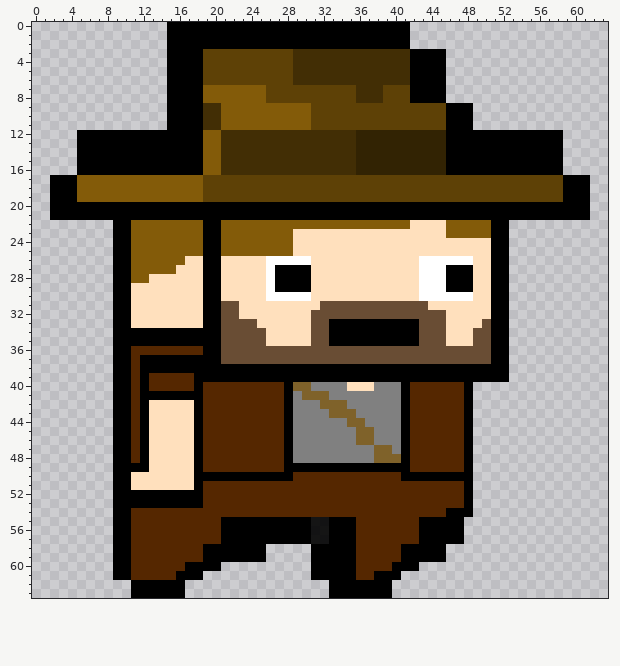
Two states of a pixel-art sprite, res/assets/player/player.png. The picture above is the old version.
The file is 64x64 pixels. Pixels under 10% opacity are left out.
The result:
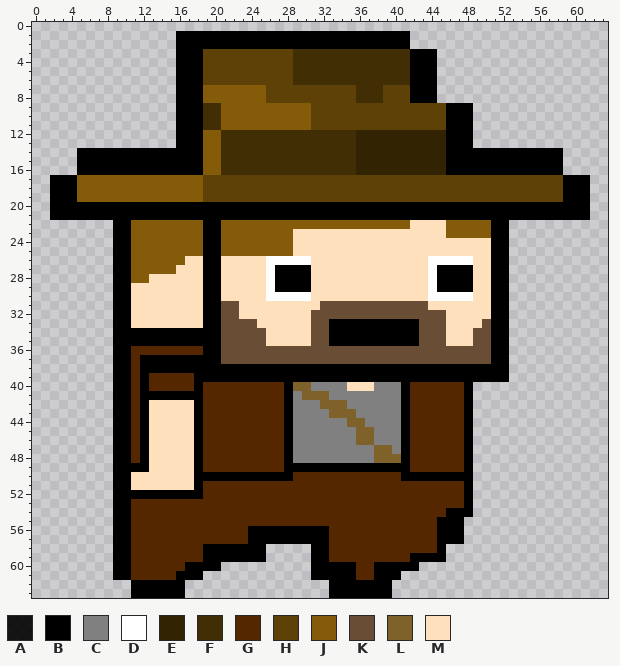
Palette (. is transparent): A #000000e5  B #000000  C #808080  D #ffffff  E #322303  F #422e05  G #552700  H #5e4106  J #835b09  K #694d34  L #7f622a  M #ffe0bd
The exact change:
Colour A gives way to colour B in rows 56 to 57 at x 31 to 32.
Colour D gives way to colour B in rows 27 to 29 at x 45.
Colour G gives way to colour B in row 60 at x 38 to 39.
Colour A gives way to colour G in row 55 at x 31 to 32.
Colour B gives way to colour G in row 53 at x 11 to 18; in row 55 at x 21 to 30, 33 to 35 and 43 to 44; in rows 56 to 57 at x 21 to 23, 33 to 35 and 43 to 44; in row 58 at x 33 to 35 and 41 to 44; in row 59 at x 33 to 35 and 41.
Colour D gives way to colour M in rows 26 to 30 at x 43.
Colour B is gone in row 0 at x 15 to 41; in rows 1 to 2 at x 15; in rows 3 to 8 at x 15 and 45; in rows 9 to 11 at x 15; in rows 12 to 13 at x 5 to 15 and 49 to 58.
